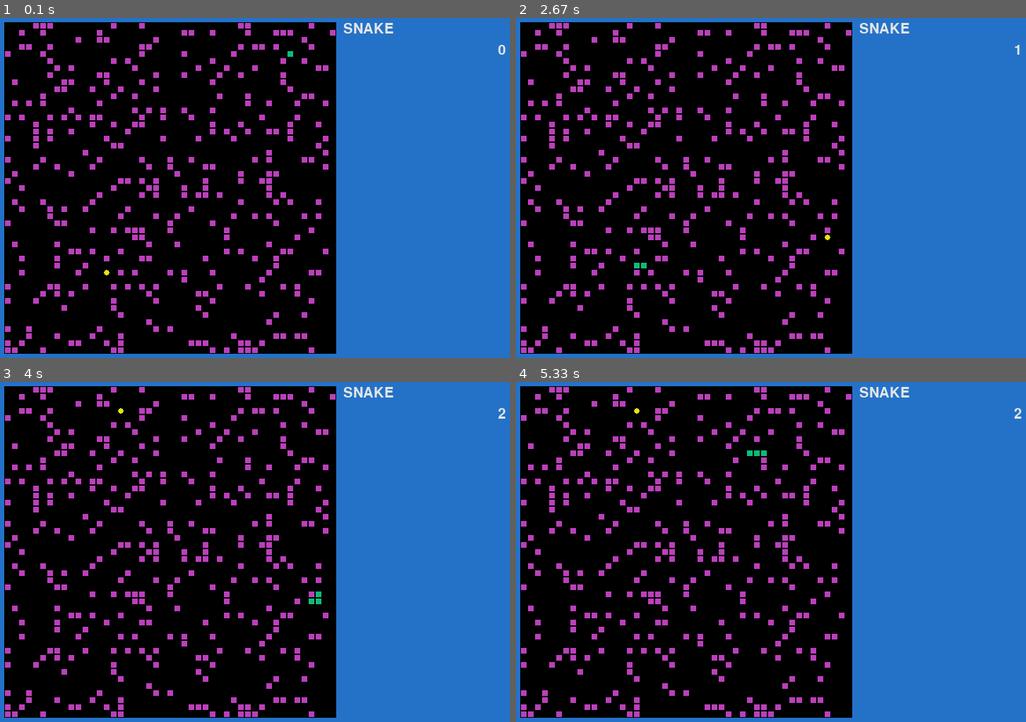
Above: before the commit, frames 1-4 (two rows, left to right).
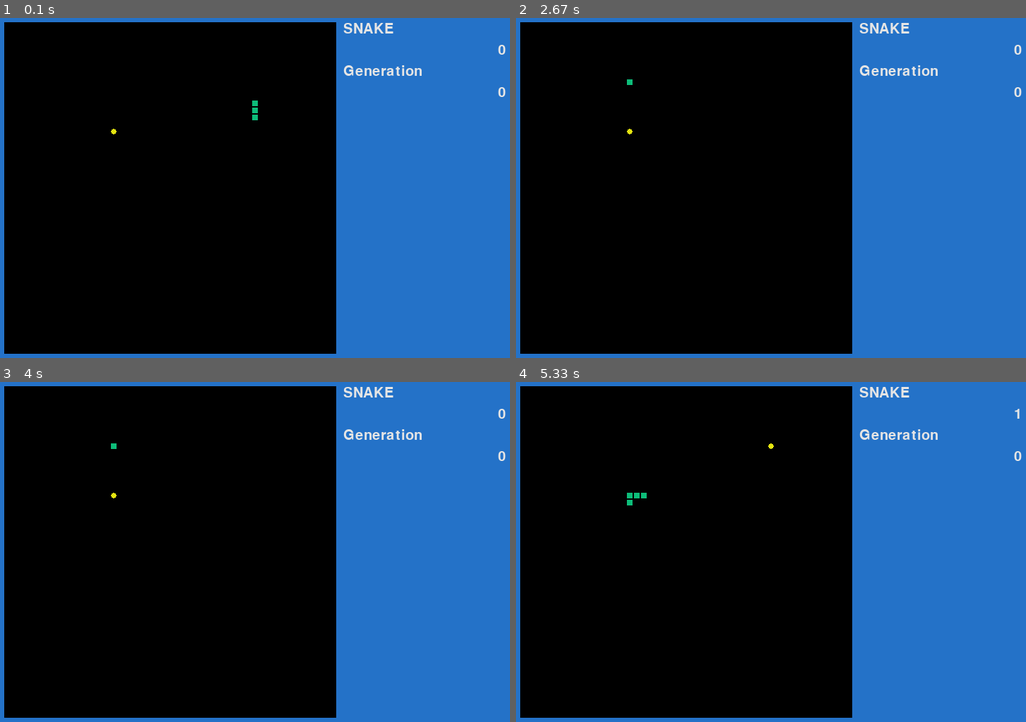
Above: after the commit, the same moments.

Repository: edramir18/pygame_snake
Game: pygame game, started from main.py
The game is run twice, just before and just after one commit, with the same random seed, the same clock (stepped at 60 frames per second) and the same inputs.
Inputs:
- Up to frame 1 (0.1 s): no input
- Up to frame 2 (2.67 s): no input
- Up to frame 3 (4 s): no input
- Up to frame 4 (5.33 s): no input

The runs differ from the first frame. In frame 1, 6.6% of the frame differs, in the area x 0-100%, y 1-99%; in frame 2, 6.6%; in frame 3, 6.6%; in frame 4, 6.7%.

Commit message:
Snake AI

Diff:
--- /dev/null
+++ b/brain.py
@@ -0,0 +1,32 @@
+import numpy as np
+
+
+class Brain:
+    def __init__(self, seed, generation: int):
+        self.state = np.random.RandomState(seed)
+        self.inputs = 24
+        self.hidden = 16
+        self.outputs = 4
+        if generation == 0:
+            self.syn0 = 2 * self.state.random((24, 16)) - 1  # type: np.ndarray
+            # self.syn1 = 2 * self.state.random((16, 16)) - 1  # type: np.ndarray
+            self.syn2 = 2 * self.state.random((16, 4)) - 1  # type: np.ndarray
+        else:
+            self.syn0 = np.zeros((24, 16), dtype=float)
+            # self.syn1 = np.zeros((16, 16), dtype=float)
+            self.syn2 = np.zeros((16, 4), dtype=float)
+        self.fitness = 0
+        self.generation = generation
+
+    def think(self, data):
+        l0 = np.array(data)
+        np.reshape(l0, (1, -1))
+        l1 = self.sigmoid(np.dot(l0, self.syn0))
+        # l2 = self.sigmoid(np.dot(l1, self.syn1))
+        l3 = self.sigmoid(np.dot(l1, self.syn2))
+        idx, _ = max([(k, w) for k, w in enumerate(l3)], key=lambda x: x[1])
+        return idx
+
+    @staticmethod
+    def sigmoid(x):
+        return 1 / (1 + np.exp(-x))
--- a/coord.py
+++ b/coord.py
@@ -99,5 +99,8 @@
             raise ValueError
 
     @staticmethod
-    def adjacency():
-        return [Coord(-1, 0), Coord(1, 0), Coord(0, -1), Coord(0, 1)]
+    def adjacency(eight=False):
+        adj = [Coord(-1, 0), Coord(1, 0), Coord(0, -1), Coord(0, 1)]
+        if eight:
+            adj += [Coord(-1, -1), Coord(1, 1), Coord(1, -1), Coord(-1, 1)]
+        return adj
--- /dev/null
+++ b/evolution.py
@@ -0,0 +1,78 @@
+from typing import List
+import numpy as np
+
+from brain import Brain
+
+
+class Evolution:
+    def __init__(self, brains: List[Brain], mutation: float,
+                 seed: int, generation: int):
+        self.brains = brains
+        self.population = len(brains)
+        self.elite = int(self.population * 0.2)
+        self.mutation_rate = mutation
+        self.parents = list()  # type: List[Brain]
+        self.parent_ids = list()  # type: List[int]
+        self.offsprings = list()  # type: List[Brain]
+        self.seed = seed
+        self.generation = generation
+
+    def selection(self):
+        self.brains.sort(key=lambda x: x.fitness, reverse=True)
+        self.parents = self.brains[:self.elite]
+        total = sum([b.fitness for b in self.parents], 0.0)
+        dices = np.sort(np.random.sample((self.population - self.elite) * 2))
+        idx = 0
+        percent = self.parents[0].fitness / total
+        for roll in dices:
+            while roll > percent:
+                idx += 1
+                percent += self.parents[idx].fitness / total
+            self.parent_ids.append(idx)
+        np.random.shuffle(self.parents)
+
+    def crossover(self):
+        a = [True, False]
+        inputs = (self.brains[0].inputs, self.brains[0].hidden)
+        # layer0 = (self.brains[0].hidden, self.brains[0].hidden)
+        outputs = (self.brains[0].hidden, self.brains[0].outputs)
+        p = [0.5, 0.5]
+        for i in range(self.elite):
+            self.offsprings.append(self.parents[i])
+        for i in range(self.population - self.elite):
+            p1 = self.parents[self.parent_ids[i]]
+            p2 = self.parents[self.parent_ids[i + 1]]
+            cross0 = np.random.choice(a, inputs, p=p)
+            # cross1 = np.random.choice(a, layer0, p=p)
+            cross2 = np.random.choice(a, outputs, p=p)
+            offspring = Brain(self.seed * self.population + i, self.generation)
+            offspring.syn0 = np.where(cross0, p1.syn0, p2.syn0)
+            # offspring.syn0 = np.array(p1.syn0)
+            # offspring.syn1 = np.where(cross1, p1.syn1, p2.syn1)
+            offspring.syn2 = np.where(cross2, p1.syn2, p2.syn2)
+            # offspring.syn2 = np.array(p2.syn2)
+            self.offsprings.append(offspring)
+
+    def mutation(self):
+        a = [True, False]
+        inputs = (self.brains[0].inputs, self.brains[0].hidden)
+        # layer0 = (self.brains[0].hidden, self.brains[0].hidden)
+        outputs = (self.brains[0].hidden, self.brains[0].outputs)
+        p = [self.mutation_rate, 1 - self.mutation_rate]
+        for i in range(self.population):
+            mut0 = np.random.choice(a, inputs, p=p)
+            cro0 = 2 * np.random.random(inputs) - 1
+            # mut1 = np.random.choice(a, layer0, p=p)
+            # cro1 = 2 * np.random.random(layer0) - 1
+            mut2 = np.random.choice(a, outputs, p=p)
+            cro2 = 2 * np.random.random(outputs) - 1
+            offspring = self.offsprings[i]
+            offspring.syn0 = np.where(mut0, cro0, offspring.syn0)
+            # offspring.syn1 = np.where(mut1, cro1, offspring.syn1)
+            offspring.syn2 = np.where(mut2, cro2, offspring.syn2)
+
+    def evolve(self):
+        self.selection()
+        self.crossover()
+        self.mutation()
+        return self.offsprings
--- a/game.py
+++ b/game.py
@@ -1,51 +1,84 @@
 import random
-from typing import Set, List
+from typing import Set, List, Dict
 
+from brain import Brain
 from coord import Coord
+from evolution import Evolution
 from grid import Grid
 from snake import Snake
 from node import find_route
 
 
 class Game:
-    def __init__(self, width, height, seed):
+    def __init__(self, width: int, height: int, seed: int,
+                 snakes: int, mutation: float):
         self.points = 0
         self.seed = seed
         self.random = random.Random()
         self.random.seed(seed)
+        # self.grid.build_walls(self.random)
         self.grid = Grid(width, height)
-        self.grid.build_walls(self.random)
-        self.cherry = self.grid.get_next_cherry(self.random)  # type: Coord
-        self.snake = self.create_snake()  # type: Snake
+        self.cherry = self.grid.get_next_cherry(self.random)
+        self.current_id = 0
+        self.generation = 0
+        self.population = snakes
+        self.snakes = dict()  # type: Dict[int, Snake]
+        self.mutation = mutation
+        self.create_all_snakes()
+        self.best_fitness = 0
 
     def run(self):
-        paths = find_route(self.snake.head, self.cherry, self.grid)
-        if len(paths) == 0:
-            print('SNAKE DIEEEE')
-            self.points = 0
-            for pos in self.snake.body:
-                self.grid.get(pos).has_player = False
-            self.snake = self.create_snake()
-        else:
-            pos = paths[1]
-            self.move_snake(pos)
-            if pos == self.cherry:
-                self.eat_cherry()
+        snake = self.snakes[self.current_id]
+        vision = self.grid.get_vision(snake.head)
+        snake.run(vision)
+        head = self.grid.get(snake.head)
+        if head is None or head.is_wall() or head.has_player or snake.is_dead:
+            if not snake.is_dead:
+                snake.is_dead = True
+                snake.calculate_fitness()
+            if snake.fitness > self.best_fitness:
+                self.best_fitness = snake.fitness
+            print(f'Snake {snake.brain.generation:3}:{snake.snk_id:<5}'
+                  f'Score: {snake.fitness:10.4f} Best: {self.best_fitness:.4f}')
+            self.reset_game()
+        elif head.has_cherry:
+            self.eat_cherry()
 
-    def create_snake(self):
+    def create_all_snakes(self):
         pos = self.random.choice(self.grid.get_free_cells())
+        for snk_id in range(self.population):
+            brain = Brain(self.seed * self.population + snk_id, 0)
+            snake = Snake(snk_id, pos, brain)
+            self.snakes[snk_id] = snake
         self.grid.get(pos).has_player = True
-        snake = Snake(pos)
-        return snake
 
     def eat_cherry(self):
         self.grid.get(self.cherry).has_cherry = False
-        self.snake.grow()
+        self.snakes[self.current_id].grow()
         self.points += 1
         self.cherry = self.grid.get_next_cherry(self.random)
 
-    def move_snake(self, pos: Coord):
+    def reset_game(self):
+        self.random.seed(self.seed)
+        self.points = 0
+        self.grid = Grid(self.grid.width, self.grid.height)
+        self.cherry = self.grid.get_next_cherry(self.random)
+        self.current_id += 1
+
+    def next_generation(self):
+        brains = [snake.brain for snake in self.snakes.values()]
+        self.generation += 1
+        generation = Evolution(brains, self.mutation,
+                               self.seed, self.generation)
+        brains = generation.evolve()
+        self.random.seed(self.seed)
+        self.points = 0
+        self.grid = Grid(self.grid.width, self.grid.height)
+        self.cherry = self.grid.get_next_cherry(self.random)
+        pos = self.random.choice(self.grid.get_free_cells())
+        self.current_id = 0
+        self.snakes = dict()
+        for snk_id in range(self.population):
+            snake = Snake(snk_id, pos, brains[snk_id])
+            self.snakes[snk_id] = snake
         self.grid.get(pos).has_player = True
-        last = self.snake.move(pos)
-        if last is not None:
-            self.grid.get(last).has_player = False
--- a/game_view.py
+++ b/game_view.py
@@ -2,6 +2,7 @@
 
 from game import Game
 from game_color import GameColor
+from snake import Snake
 
 
 class GameZone:
@@ -33,7 +34,8 @@
             x, y = (coord * self.tile + self.m_wall).get()
             pg.draw.rect(self.canvas, self.wall_color,
                          (x, y, self.wall, self.wall), 0)
-        for pos in game.snake.body:
+        snake = game.snakes[game.current_id]  # type: Snake
+        for pos in snake.body:
             body = pos * self.tile + self.m_snake
             x, y = body.get()
             rect = (x, y, self.snake, self.snake)
@@ -49,9 +51,11 @@
         self.font_color = GameColor.WHITE.value
         self.background = GameColor.BLUE.value
         self.zone = GameZone(470, 470, 10, game)
+        self.window.fill(self.background)
         snake = self.get_text('SNAKE')
-        self.window.fill(self.background)
         self.window.blit(snake, (495, 10))
+        generation = self.get_text('Generation')
+        self.window.blit(generation, (495, 70))
         self.update(game)
 
     def get_text(self, text):
@@ -60,7 +64,11 @@
     def update(self, game: Game):
         self.zone.update(game)
         self.window.blit(self.zone.canvas, (15, 10))
-        self.window.fill(self.background, (495, 40, 230, 40))
+        self.window.fill(self.background, (495, 40, 230, 30))
         w, _ = self.font.size(str(game.points))
         text = self.get_text(str(game.points))
         self.window.blit(text, (725 - w, 40))
+        self.window.fill(self.background, (495, 100, 230, 30))
+        w, _ = self.font.size(str(game.generation))
+        text = self.get_text(str(game.generation))
+        self.window.blit(text, (725 - w, 100))
--- a/grid.py
+++ b/grid.py
@@ -1,5 +1,5 @@
 from random import Random
-from typing import Set, Dict
+from typing import Set, Dict, List
 
 from cell import Cell
 from coord import Coord
@@ -35,6 +35,26 @@
         return [coord + adj for adj in Coord.adjacency()
                 if coord + adj in self.cells]
 
+    def get_vision(self, pos: Coord):
+        vision = list()  # type: List[int]
+        for adj in Coord.adjacency(True):
+            last = pos
+            while True:
+                last = last + adj
+                if last not in self.cells or self.cells[last].is_wall():
+                    # vision += [1 / pos.manhattan_to(last), 0, 0]
+                    vision += [1, 0, 0]
+                    break
+                elif self.cells[last].has_player:
+                    # vision += [0, 1 / pos.manhattan_to(last), 0]
+                    vision += [0, 1, 0]
+                    break
+                elif self.cells[last].has_cherry:
+                    # vision += [0, 0, 1 / pos.manhattan_to(last)]
+                    vision += [0, 0, 1]
+                    break
+        return vision
+
     def build_walls(self, rand: Random):
         for cell in self.cells.values():
             if rand.random() < 0.15:
--- a/main.py
+++ b/main.py
@@ -8,13 +8,17 @@
 
 
 def run():
+    population = 100
+    fps = 60
+    generations = 200
+    mutation = 0.05
     pg.init()
-    game = Game(47, 47, 1981)
+    game = Game(47, 47, 1981, population, mutation)
     view = GameView(game)
     running = True
     clock = pg.time.Clock()  # type: Clock
     while running:
-        clock.tick(24)
+        clock.tick(fps)
         for event in pg.event.get():
             if event.type == pg.QUIT:
                 running = False
@@ -22,10 +26,33 @@
                 if event.key == pg.K_ESCAPE:
                     running = False
         game.run()
-        view.update(game)
-        pg.display.flip()
+        if game.current_id == population:
+            if game.generation == generations:
+                running = False
+            else:
+                game.next_generation()
+        else:
+            view.update(game)
+            pg.display.flip()
+    pg.quit()
+
+
+def offline():
+    population = 100
+    generations = 200
+    mutation = 0.15
+    game = Game(47, 47, 1981, population, mutation)
+    running = True
+    while running:
+        game.run()
+        if game.current_id == population:
+            if game.generation == generations:
+                running = False
+            else:
+                game.next_generation()
     pg.quit()
 
 
 if __name__ == '__main__':
+    # offline()
     run()
--- a/snake.py
+++ b/snake.py
@@ -1,19 +1,28 @@
-from typing import Set
-
+from typing import Set, List
+import numpy as np
+from brain import Brain
 from coord import Coord
 
 
 class Snake:
-    def __init__(self, pos: Coord):
+    def __init__(self, snk_id: int, pos: Coord, brain: Brain):
+        self.snk_id = snk_id
         self.body = set()  # type: Set[Coord]
         self.body.add(pos)
-        self.path = [pos]
+        self.path = [pos, pos, pos]
         self.head = pos
+        self.brain = brain
+        self.is_dead = False
+        self.life = 200
+        self.points = 0
+        self.steps = 0
+        self.fitness = 0
 
     def move(self, pos):
         last = self.path.pop()
         if len(self.path) == 0 or last != self.path[-1]:
-            self.body.remove(last)
+            if last in self.body:
+                self.body.remove(last)
         else:
             last = None
         self.body.add(pos)
@@ -21,5 +30,23 @@
         self.head = pos
         return last
 
+    def run(self, vision: List[float]):
+        if self.life == 0:
+            self.is_dead = True
+            self.calculate_fitness()
+        else:
+            self.life -= 1
+            self.steps += 1
+            action = self.brain.think(vision)
+            self.move(self.head + Coord.adjacency()[action])
+
     def grow(self):
+        self.life += 100
+        self.points += 1
         self.path.append(self.path[-1])
+
+    def calculate_fitness(self):
+        fitness = self.steps + (np.power(2, self.points) + 500 * self.points)
+        fitness -= 0.25 * np.power(self.steps, 1.3) * np.power(self.points, 1.2)
+        self.fitness = fitness
+        self.brain.fitness = fitness
Not shown, added: README.md
Not shown, changed: requirements.txt
Not shown, added: p9.pdf
